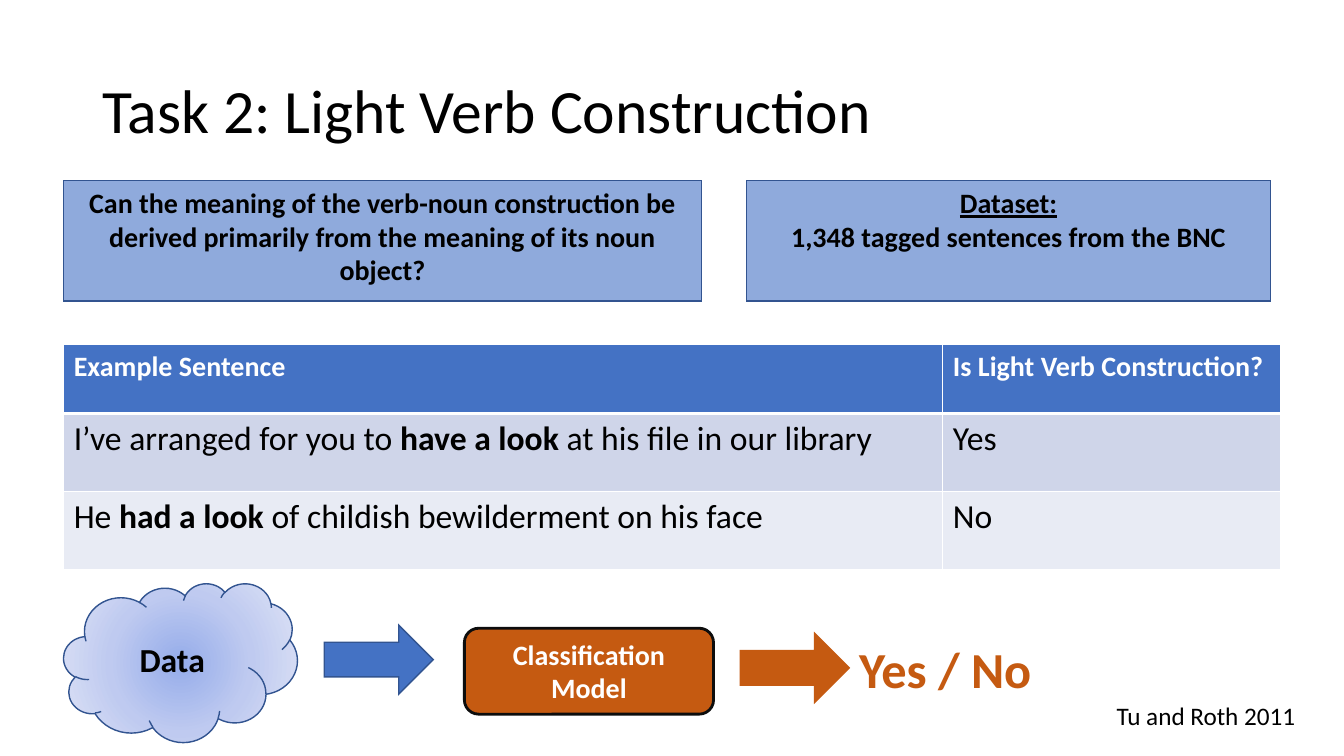
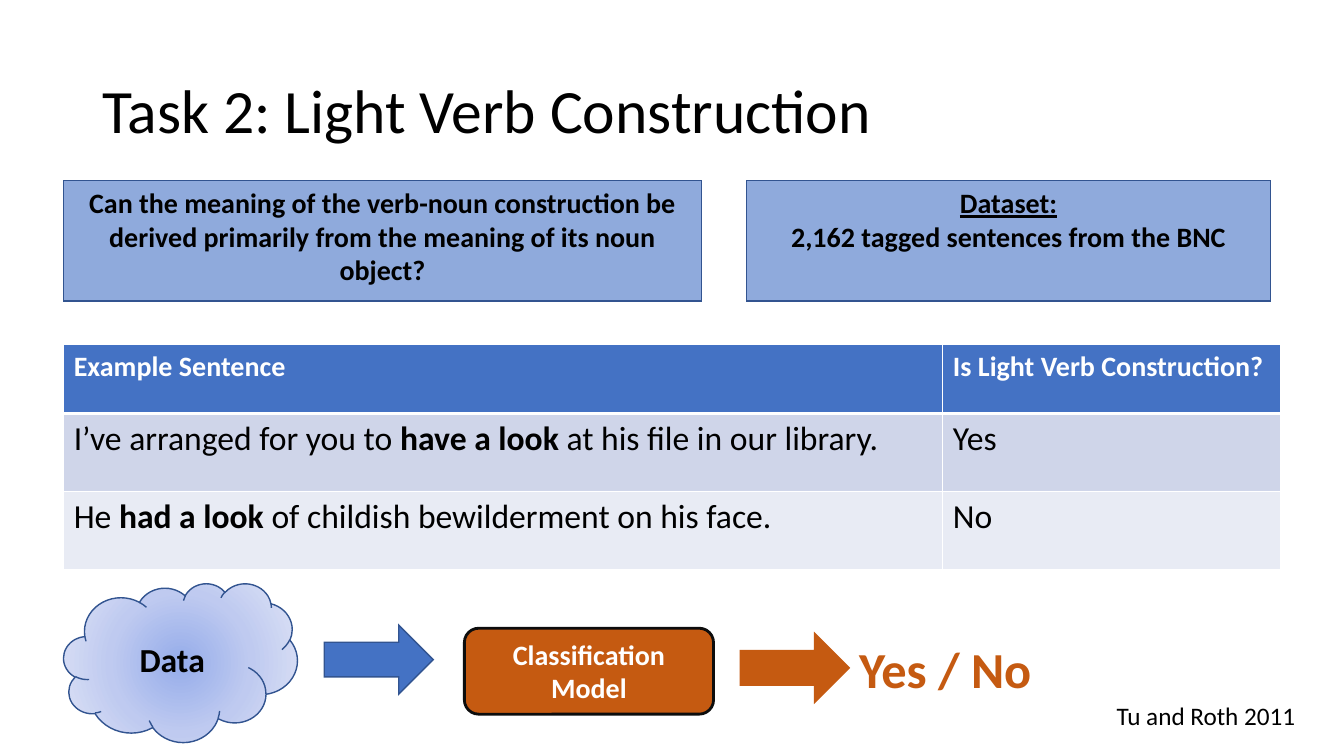
Before and after one commit to spacemanidol/AnalyzingNeuralLanguageModelsGroup1, a slide deck: slide 31 of PaperPresentation02202020.pptx (slide 34 before the commit). Drawn at 1344x756 pixels with LibreOffice and Linux fonts; fonts in the diff are those of the drawing. Boxes give left, top, right and bottom in pixels: in the first picture for what was removed or moved away, otherwise in the second. Text is boxed around its words. In the diff, an @@ line names an element or a change of style, - is before the commit and + after.

```diff
--- a/PaperPresentation02202020.pptx
+++ b/PaperPresentation02202020.pptx
@@ text in rectangle at box(791, 227, 1226, 252): text changed @@
-1,348 tagged sentences from the BNC
+2,162 tagged sentences from the BNC
@@ table at box(64, 345, 1280, 570) @@
-row 2, column 1: I’ve arranged for you to have a look at his file in our library
+row 2, column 1: I’ve arranged for you to have a look at his file in our library.
-row 3, column 1: He had a look of childish bewilderment on his face
+row 3, column 1: He had a look of childish bewilderment on his face.
```
Also in this commit, not shown: 18 other slides changed, 22 slides added, 11 slides removed.
